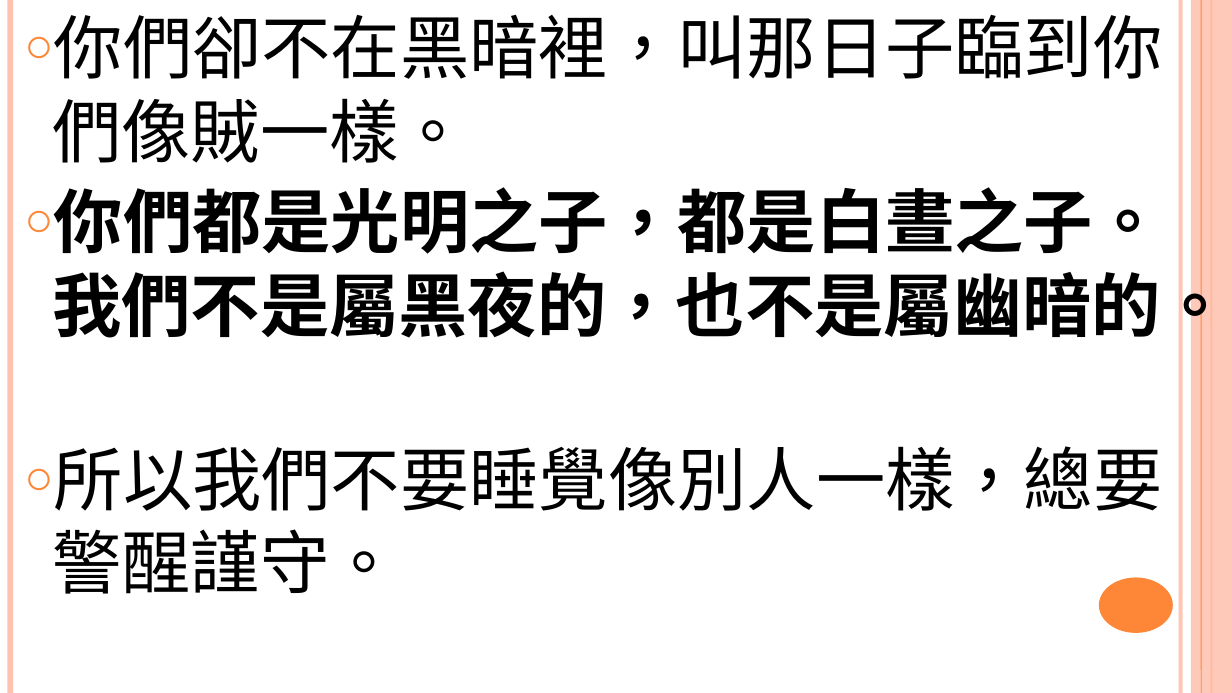
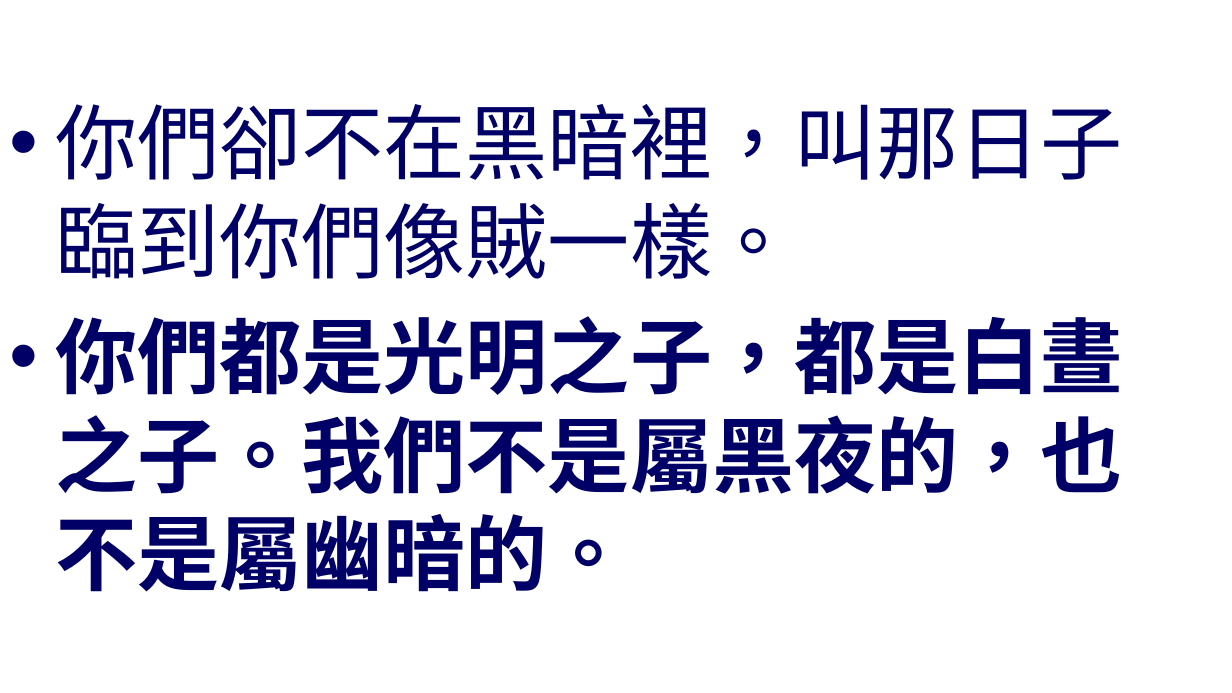
Before and after one commit to batisuoc/worship-resources, a slide deck: slide 5 of 53屬靈儆醒.pptx. Drawn at 1232x693 pixels with LibreOffice and Linux fonts; fonts in the diff are those of the drawing; background and template pictures are left out. Boxes give left, top, right and bottom in pixels: in the first picture for what was removed or moved away, otherwise in the second. Text is boxed around its words. In the diff, an @@ line names an element or a change of style, - is before the commit and + after.

```diff
--- a/53屬靈儆醒.pptx
+++ b/53屬靈儆醒.pptx
@@ text "你們卻不在黑暗裡，叫那日子臨到你們像賊一樣。": place and size @@
-text "你們卻不在黑暗裡，叫那日子臨到你們像賊一樣。" at (52,14,1230,594)
+text "你們卻不在黑暗裡，叫那日子臨到你們像賊一樣。" at (55,104,1122,592)
@@ text "你們卻不在黑暗裡，叫那日子臨到你們像賊一樣。" at (55,104,1122,592): size 54 to 64 pt, text colour #000000 to #000066; bullet ○ to •; more space between paragraphs; vertical alignment top to middle @@
@@ line removed from (10, 0) to (10, 693) @@
@@ line removed from (1181, 0) to (1181, 693) @@
@@ rectangle removed at (1191,0,1232,693) @@
@@ line removed from (1202, 0) to (1202, 693) @@
@@ line removed from (1212, 0) to (1212, 693) @@
@@ text at (52,446,1163,594): paragraph removed @@
-○ 所以我們不要睡覺像別人一樣，總要警醒謹守。
@@ ellipse removed at (1099,578,1173,633) @@
```
Also in this commit, not shown: 6 other slides changed, 1 slide added.
